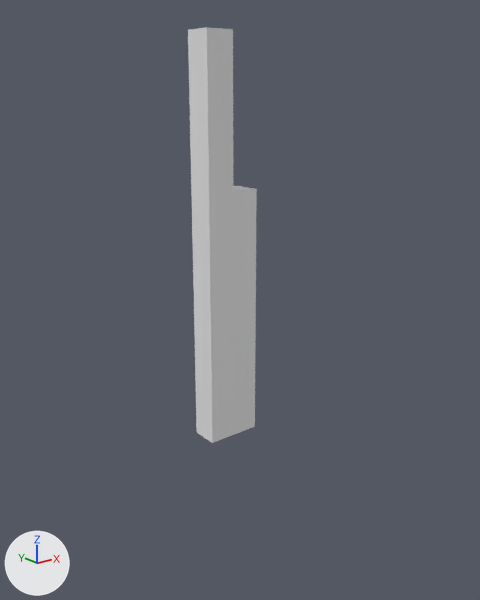
An edit to the FBX model Flappy/Assets/_Game/Mesh/SkyScraperModule03.fbx, drawn before and after from the same camera.
One viewpoint serves both versions: a camera (50 mm lens) standing at (-21.17, -17.93, 5.16) and looking at (-7.02, -0.25, -1.92). The lights are fixed; the arrows at lower left show +X, +Y and +Z. Where no turn or scale is listed for an object, it has been applied to the vertices. Vertices at the same position are counted once.

Objects in the first picture: 'Skyscraper.003'.
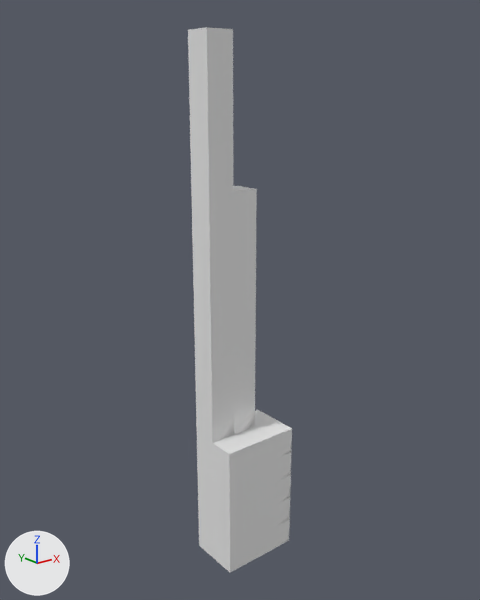
The newer file is also turned or shifted as a whole; pictures and numbers use the older file's frame.

Location of each change, (x1, y1, x2, y2) in pixels of the pictures (480 x 600 px):
'Skyscraper.003', reshaped (50% wider, 31% taller)
    before: (188, 27, 257, 443)
    after: (188, 27, 292, 572)
part 1 of me_plane_279, added
    after: (197, 433, 213, 467)
part 2 of me_plane_279, added
    after: (213, 444, 230, 479)
part 3 of me_plane_279, added
    after: (251, 437, 272, 469)
part 4 of me_plane_279, added
    after: (229, 446, 251, 479)
part 5 of me_plane_279, added
    after: (197, 456, 213, 490)
part 6 of me_plane_279, added
    after: (213, 468, 230, 503)
part 7 of me_plane_279, added
    after: (251, 461, 272, 493)
part 8 of me_plane_279, added
    after: (230, 470, 251, 503)
part 9 of me_plane_279, added
    after: (198, 480, 213, 513)
part 10 of me_plane_279, added
    after: (213, 491, 230, 527)
part 11 of me_plane_279, added
    after: (251, 484, 271, 516)
part 12 of me_plane_279, added
    after: (230, 494, 251, 527)
part 13 of me_plane_279, added
    after: (198, 502, 214, 536)
part 14 of me_plane_279, added
    after: (214, 515, 230, 550)
part 15 of me_plane_279, added
    after: (251, 507, 271, 539)
part 16 of me_plane_279, added
    after: (230, 517, 251, 550)
part 17 of me_plane_279, added
    after: (199, 525, 214, 558)
part 18 of me_plane_279, added
    after: (214, 537, 230, 572)
part 19 of me_plane_279, added
    after: (251, 529, 271, 561)
part 20 of me_plane_279, added
    after: (230, 539, 251, 572)
part 21 of me_plane_279, added
    after: (272, 429, 292, 460)
part 22 of me_plane_279, added
    after: (271, 452, 291, 484)
part 23 of me_plane_279, added
    after: (271, 475, 291, 506)
part 24 of me_plane_279, added
    after: (271, 498, 290, 529)

Edits to the bpy script that builds the scene:
```text
Change me_plane_279:
    remove me_plane_279.from_pydata(...)  # 889 vertices, 846 faces; spans x -0.79..1.21, y -0.72..0.28, z -7.74..6.26
    add me_plane_279.from_pydata(...)  # 1343 vertices, 1245 faces; spans x -0.79..2.21, y -1.72..0.28, z -12.74..6.26
    me_plane_279 part 1: the loose piece of 28 vertices spanning x -0.79, y -0.72..0.28, z -3.74..-2.74 is copied, and the copy is moved by (0.0, 0.0, -5.0); it spans x -0.79, y -0.72..0.28, z -8.74..-7.74
    me_plane_279 part 2: the loose piece of 28 vertices spanning x -0.79, y -0.72..0.28, z -3.74..-2.74 is copied, and the copy is moved by (0.0, -1.0, -5.0); it spans x -0.79, y -1.72..-0.72, z -8.74..-7.74
    me_plane_279 part 3: the loose piece of 12 vertices spanning x 0.21..1.21, y -0.72, z -6.74..-5.74 is copied, and the copy is moved by (0.0, -1.0, -2.0); it spans x 0.21..1.21, y -1.72, z -8.74..-7.74
    me_plane_279 part 4: the loose piece of 4 vertices spanning x -0.79..0.21, y -0.72, z -7.74..-6.74 is copied, and the copy is moved by (0.0, -1.0, -1.0); it spans x -0.79..0.21, y -1.72, z -8.74..-7.74
    me_plane_279 part 5: the loose piece of 28 vertices spanning x -0.79, y -0.72..0.28, z -3.74..-2.74 is copied, and the copy is moved by (0.0, 0.0, -6.0); it spans x -0.79, y -0.72..0.28, z -9.74..-8.74
    me_plane_279 part 6: the loose piece of 28 vertices spanning x -0.79, y -0.72..0.28, z -3.74..-2.74 is copied, and the copy is moved by (0.0, -1.0, -6.0); it spans x -0.79, y -1.72..-0.72, z -9.74..-8.74
    me_plane_279 part 7: the loose piece of 12 vertices spanning x 0.21..1.21, y -0.72, z -6.74..-5.74 is copied, and the copy is moved by (0.0, -1.0, -3.0); it spans x 0.21..1.21, y -1.72, z -9.74..-8.74
    me_plane_279 part 8: the loose piece of 4 vertices spanning x -0.79..0.21, y -0.72, z -7.74..-6.74 is copied, and the copy is moved by (0.0, -1.0, -2.0); it spans x -0.79..0.21, y -1.72, z -9.74..-8.74
    me_plane_279 part 9: the loose piece of 28 vertices spanning x -0.79, y -0.72..0.28, z -3.74..-2.74 is copied, and the copy is moved by (0.0, 0.0, -7.0); it spans x -0.79, y -0.72..0.28, z -10.74..-9.74
    me_plane_279 part 10: the loose piece of 28 vertices spanning x -0.79, y -0.72..0.28, z -3.74..-2.74 is copied, and the copy is moved by (0.0, -1.0, -7.0); it spans x -0.79, y -1.72..-0.72, z -10.74..-9.74
    me_plane_279 part 11: the loose piece of 12 vertices spanning x 0.21..1.21, y -0.72, z -6.74..-5.74 is copied, and the copy is moved by (0.0, -1.0, -4.0); it spans x 0.21..1.21, y -1.72, z -10.74..-9.74
    me_plane_279 part 12: the loose piece of 4 vertices spanning x -0.79..0.21, y -0.72, z -7.74..-6.74 is copied, and the copy is moved by (0.0, -1.0, -3.0); it spans x -0.79..0.21, y -1.72, z -10.74..-9.74
    me_plane_279 part 13: the loose piece of 28 vertices spanning x -0.79, y -0.72..0.28, z -3.74..-2.74 is copied, and the copy is moved by (0.0, 0.0, -8.0); it spans x -0.79, y -0.72..0.28, z -11.74..-10.74
    me_plane_279 part 14: the loose piece of 28 vertices spanning x -0.79, y -0.72..0.28, z -3.74..-2.74 is copied, and the copy is moved by (0.0, -1.0, -8.0); it spans x -0.79, y -1.72..-0.72, z -11.74..-10.74
    me_plane_279 part 15: the loose piece of 12 vertices spanning x 0.21..1.21, y -0.72, z -6.74..-5.74 is copied, and the copy is moved by (0.0, -1.0, -5.0); it spans x 0.21..1.21, y -1.72, z -11.74..-10.74
    me_plane_279 part 16: the loose piece of 4 vertices spanning x -0.79..0.21, y -0.72, z -7.74..-6.74 is copied, and the copy is moved by (0.0, -1.0, -4.0); it spans x -0.79..0.21, y -1.72, z -11.74..-10.74
    me_plane_279 part 17: the loose piece of 28 vertices spanning x -0.79, y -0.72..0.28, z -3.74..-2.74 is copied, and the copy is moved by (0.0, 0.0, -9.0); it spans x -0.79, y -0.72..0.28, z -12.74..-11.74
    me_plane_279 part 18: the loose piece of 28 vertices spanning x -0.79, y -0.72..0.28, z -3.74..-2.74 is copied, and the copy is moved by (0.0, -1.0, -9.0); it spans x -0.79, y -1.72..-0.72, z -12.74..-11.74
    me_plane_279 part 19: the loose piece of 12 vertices spanning x 0.21..1.21, y -0.72, z -6.74..-5.74 is copied, and the copy is moved by (0.0, -1.0, -6.0); it spans x 0.21..1.21, y -1.72, z -12.74..-11.74
    me_plane_279 part 20: the loose piece of 4 vertices spanning x -0.79..0.21, y -0.72, z -7.74..-6.74 is copied, and the copy is moved by (0.0, -1.0, -5.0); it spans x -0.79..0.21, y -1.72, z -12.74..-11.74
    me_plane_279 part 21: a new loose piece of 17 vertices spanning x 1.21..2.21, y -1.72..0.28, z -8.74..-7.74
    me_plane_279 part 22: a new loose piece of 17 vertices spanning x 1.21..2.21, y -1.72..0.28, z -9.74..-8.74
    me_plane_279 part 23: a new loose piece of 17 vertices spanning x 1.21..2.21, y -1.72..0.28, z -10.74..-9.74
    me_plane_279 part 24: a new loose piece of 17 vertices spanning x 1.21..2.21, y -1.72..0.28, z -11.74..-10.74
    me_plane_279 part 25: a new loose piece of 17 vertices spanning x 1.21..2.21, y -1.72..0.28, z -12.74..-11.74
    me_plane_279 part 26: 1 vertex removed from x -0.79, y 0.28, z -6.74; 10 vertices added at x -0.79..2.21, y -1.72..0.28, z -7.74
```
